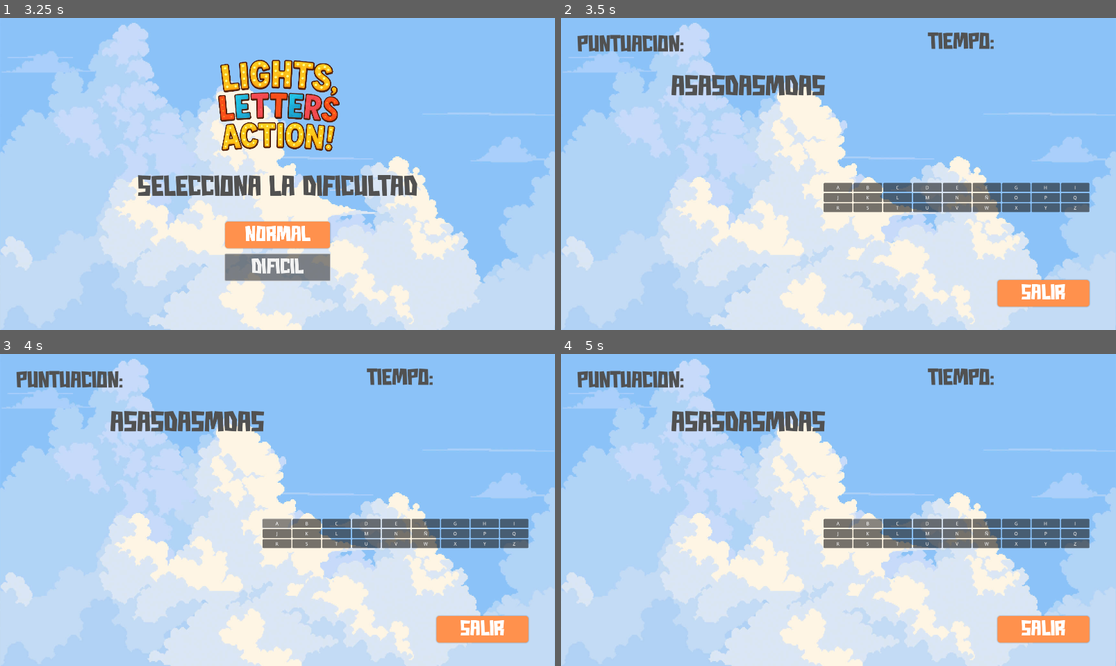
Above: before the commit, frames 1-4 (two rows, left to right).
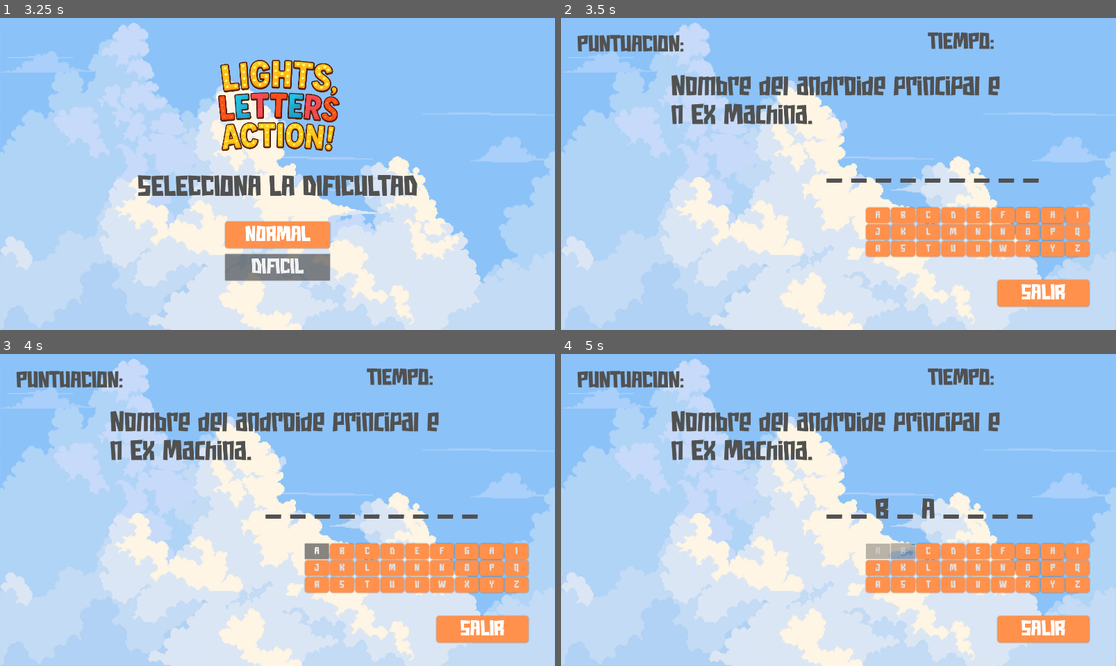
Above: after the commit, the same moments.

Repository: Mottaaa26/Juego_ahorcado
Game: Godot game, scene res://scenes/main_menu.tscn
The game is run twice, just before and just after one commit, with the same random seed, the same clock (stepped at 60 frames per second) and the same inputs. Sound files missing from this copy of the repository are replaced by a short silence.
Inputs (mouse positions are in pixels of both pictures, inside the frame that each line leads up to):
- Up to frame 1 (3.25 s): click "JUGAR" at 0.5 s; click (277, 192) at 1.27 s; type "Alex" at 1.35 s; click "CONTINUAR" at 2 s; click "DIFICIL" at 2.75 s
- Up to frame 2 (3.5 s): no input
- Up to frame 3 (4 s): click "A" at 3.5 s
- Up to frame 4 (5 s): click "B" at 4.25 s

Frame 1 is identical in both runs. In frame 2, 13% of the frame differs, in the area x 19-96%, y 18-77%; in frame 3, 13%; in frame 4, 14%.

Commit message:
Configuración de los botones de las letras del teclado. Configuración de las palabras para que aparezcan en la interfaz. Configuración de las variables para obtener las palabras de los archivos JSON. Configuración de la ejecución del juego para verificar los intentos, fallos y aciertos.

Diff:
--- /dev/null
+++ b/resources/letra_boton.tres
@@ -0,0 +1,14 @@
+[gd_resource type="StyleBoxFlat" format=3 uid="uid://bqockpdnuq2w6"]
+
+[resource]
+content_margin_left = 10.0
+content_margin_top = 10.0
+content_margin_right = 10.0
+content_margin_bottom = 10.0
+bg_color = Color(1, 0.5686275, 0.3019608, 1)
+corner_radius_top_left = 10
+corner_radius_top_right = 10
+corner_radius_bottom_right = 10
+corner_radius_bottom_left = 10
+shadow_color = Color(0, 0, 0, 0.1882353)
+shadow_size = 4
--- a/scenes/in_game.tscn
+++ b/scenes/in_game.tscn
@@ -1,21 +1,10 @@
-[gd_scene load_steps=5 format=3 uid="uid://ijqax7103bob"]
+[gd_scene load_steps=6 format=3 uid="uid://ijqax7103bob"]
 
 [ext_resource type="Texture2D" uid="uid://ceaj2xytttlh" path="res://media/imagenes/main_menu.png" id="1_7nptk"]
 [ext_resource type="Script" uid="uid://bpyg4wouje4lh" path="res://scripts/in_game.gd" id="1_h5xqe"]
 [ext_resource type="FontFile" uid="uid://c3y1owof88k4m" path="res://fonts/Good-Game.ttf" id="2_ipuqq"]
-
-[sub_resource type="StyleBoxFlat" id="StyleBoxFlat_h5xqe"]
-content_margin_left = 10.0
-content_margin_top = 10.0
-content_margin_right = 10.0
-content_margin_bottom = 10.0
-bg_color = Color(1, 0.5686275, 0.3019608, 1)
-corner_radius_top_left = 10
-corner_radius_top_right = 10
-corner_radius_bottom_right = 10
-corner_radius_bottom_left = 10
-shadow_color = Color(0, 0, 0, 0.1882353)
-shadow_size = 4
+[ext_resource type="AudioStream" uid="uid://btbqovhibck81" path="res://media/sonidos/sonido_botones.wav" id="4_5gm6p"]
+[ext_resource type="StyleBox" uid="uid://bqockpdnuq2w6" path="res://resources/letra_boton.tres" id="4_cela1"]
 
 [node name="InGame" type="Control"]
 layout_mode = 3
@@ -88,7 +77,7 @@
 theme_override_colors/font_color = Color(1, 1, 1, 1)
 theme_override_fonts/font = ExtResource("2_ipuqq")
 theme_override_font_sizes/font_size = 75
-theme_override_styles/normal = SubResource("StyleBoxFlat_h5xqe")
+theme_override_styles/normal = ExtResource("4_cela1")
 text = "SALIR"
 
 [node name="ContenedorPregunta" type="VBoxContainer" parent="."]
@@ -111,7 +100,6 @@
 theme_override_colors/font_color = Color(0.3180198, 0.31801978, 0.31801975, 1)
 theme_override_fonts/font = ExtResource("2_ipuqq")
 theme_override_font_sizes/font_size = 100
-text = "ASASDASMDAS"
 autowrap_mode = 1
 
 [node name="ContenedorLetras" type="GridContainer" parent="."]
@@ -121,9 +109,32 @@
 anchor_top = 1.0
 anchor_right = 1.0
 anchor_bottom = 1.0
-offset_left = -1011.0
-offset_top = -509.0
+offset_left = -865.0
+offset_top = -424.0
 offset_right = -92.0
 offset_bottom = -218.0
 grow_horizontal = 0
 grow_vertical = 0
+
+[node name="sonidoBotones" type="AudioStreamPlayer" parent="."]
+stream = ExtResource("4_5gm6p")
+
+[node name="palabraDisplay" type="Label" parent="."]
+layout_mode = 1
+anchors_preset = 8
+anchor_left = 0.5
+anchor_top = 0.5
+anchor_right = 0.5
+anchor_bottom = 0.5
+offset_left = -43.0
+offset_top = -46.0
+offset_right = 925.0
+offset_bottom = 50.0
+grow_horizontal = 2
+grow_vertical = 2
+theme_override_colors/font_color = Color(0.3180198, 0.31801978, 0.31801975, 1)
+theme_override_fonts/font = ExtResource("2_ipuqq")
+theme_override_font_sizes/font_size = 100
+text = "PALABRA DISPLAY"
+
+[connection signal="pressed" from="ButtonSalir" to="." method="_on_button_salir_pressed"]
--- a/scripts/global.gd
+++ b/scripts/global.gd
@@ -10,5 +10,5 @@
 
 
 # Called every frame. 'delta' is the elapsed time since the previous frame.
-func _process(delta: float) -> void:
+func _process(_delta: float) -> void:
 	pass
--- a/scripts/in_game.gd
+++ b/scripts/in_game.gd
@@ -2,19 +2,33 @@
 
 @onready var teclado_container = $ContenedorLetras
 @onready var pregunta_container = $ContenedorPregunta/pregunta
+@onready var sonido_botones = $sonidoBotones
+@onready var palabra_display = $palabraDisplay
+
+# GENERADOR DE NUMEROS ALEATORIOS PARA ESCOGER LA PALABRA.
+var rng = RandomNumberGenerator.new()
+var _preguntas_disponibles: Array = []
+var _respuestas_disponibles: Array = []
+var _indices_usados: Array = []
+var _palabra_actual: String = ""
+var _palabra_adivinando: Array = []
+var _intentos = 6
+var _puntuacion = 0
+var _tiempo = 0
+
+const LETRA_THEME: StyleBoxFlat = preload("res://resources/letra_boton.tres")
+const BUTTON_FONT: FontFile = preload("res://fonts/Good-Game.ttf")
 
 # Called when the node enters the scene tree for the first time.
 func _ready() -> void:
+
+	# INSTANCIAMOS RNG PARA GENERAR EL NUMERO ALEATORIO CADA VEZ QUE LA PARTIDA INICIA.
+	rng.randi_range(1, 10)
 
 	# SE VERIFICA LA DIFICULTAD ESCOGIDA DESDE EL OTRO SCRIPT PARA LLAMAR
 	# A LOS ARCHIVOS JSON DEPENDIENDO DE LA DIFICULTAD.
 
 	# CREAMOS LAS VARIABLES QUE SE GENERAN EN AMBAS DIFICULTADES
-	var _intentos = 6
-	var _puntuacion = 0
-	var _tiempo = 0
-	var _pregunta = ""
-	var _palabra = ""
 
 	var preguntas = FileAccess.open("res://data/preguntas.json", FileAccess.READ)
 	var respuestas = FileAccess.open("res://data/respuestas.json", FileAccess.READ)
@@ -33,10 +47,27 @@
 			preguntas_dict = resultado_preguntas
 			respuestas_dict = resultado_respuestas
 
+	# CODIGO PARA FILTRAR LAS PREGUNTAS Y RESPUESTAS POR LA DIFICULTAD Y ESCOGER UNA PREGUNTA
+	# JUNTO A SU RESPECTIVA RESPUESTA
+
+	# AHORA MIRAMOS LA VARIABLE GLOBAL dificultad_actual PARA DETERMINAR LA DIFICULTAD
+	# DEL JUEGO.
 	if(Global.dificultad_actual == "normal"):
-		var _preguntas_normales = preguntas_dict.get("normal")
-		var _respuestas_normales = respuestas_dict.get("normales")
+		var preguntas_normales = preguntas_dict.get("normal")
+		var respuestas_normales = respuestas_dict.get("normales")
 
+		_preguntas_disponibles = preguntas_normales.get("faciles", [])
+		_respuestas_disponibles = respuestas_normales.get("faciles", [])
+
+		_generar_nueva_palabra()
+	if(Global.dificultad_actual == "dificil"):
+		var preguntas_dificiles =  preguntas_dict.get("dificil")
+		var respuestas_dificiles = respuestas_dict.get("dificiles")
+
+		_preguntas_disponibles = preguntas_dificiles.get("dificiles")
+		_respuestas_disponibles = respuestas_dificiles.get("dificiles")
+
+		_generar_nueva_palabra()
 
 	# SE CREA EL ABECEDARIO EN UNA VARIABLE PARA ITERAR Y CREAR LOS BOTONES PARA QUE
 	# EL USUARIO PUEDA ESCRIBIR.
@@ -45,6 +76,10 @@
 
 	for letra in letras:
 		var boton = Button.new()
+
+		boton.add_theme_stylebox_override("normal", LETRA_THEME)
+		boton.add_theme_font_override("font", BUTTON_FONT)
+		boton.add_theme_font_size_override("font_size", 35)
 		boton.text = letra
 		boton.name = "Boton_%s" % letra
 		boton.size_flags_horizontal = Control.SIZE_EXPAND_FILL
@@ -59,4 +94,74 @@
 
 
 func _on_letra_presionada(letra):
-	print("letra presionada: ", letra)
+
+	# EJECUTAMOS EL SONIDO CON EL METODO .PLAY() Y USAMOS AWAIT PARA ESPERAR A QUE EL PROCESO TERMINE.
+	var audio = sonido_botones
+	audio.play()
+	await audio.finished
+
+	var letra_mayuscula = letra.to_upper()
+	var acierto = false
+
+	var boton = teclado_container.get_node("Boton_%s" % letra_mayuscula)
+	if boton:
+		boton.disabled = true
+
+	for i in range(_palabra_actual.length()):
+		if _palabra_actual[i] == letra_mayuscula:
+			_palabra_adivinando[i] = letra_mayuscula
+			acierto = true
+
+	if acierto:
+		_actualizar_palabra_display()
+
+		if not "_" in _palabra_adivinando:
+			print("palabra adivinada, ganaste")
+	else:
+		_intentos -= 1
+		print("Fallo. Intentos restantes: ", _intentos)
+
+func _generar_nueva_palabra() -> void:
+
+	var num_total_palabras = _preguntas_disponibles.size()
+
+	if (_indices_usados.size() >= num_total_palabras):
+		# YA NO QUEDAN PALABRAS
+		pregunta_container.text = "¡Feclidades! Has completado todas las palabras disponibles."
+		return;
+
+	var max_indice = num_total_palabras -1
+	var nuevo_indice: int
+
+	while true:
+		nuevo_indice = rng.randi_range(0, max_indice)
+
+		if not nuevo_indice in _indices_usados:
+			break;
+
+	_indices_usados.append(nuevo_indice)
+
+	var pregunta_seleccionada = _preguntas_disponibles[nuevo_indice]
+	_palabra_actual = _respuestas_disponibles[nuevo_indice].to_upper()
+
+	pregunta_container.text = pregunta_seleccionada
+
+	_palabra_adivinando.clear()
+	for char in _palabra_actual:
+		if char == " ":
+			_palabra_adivinando.append(" ")
+		else:
+			_palabra_adivinando.append("_")
+	_actualizar_palabra_display()
+
+func _on_button_salir_pressed() -> void:
+
+	# EJECUTAMOS EL SONIDO CON EL METODO .PLAY() Y USAMOS AWAIT PARA ESPERAR A QUE EL PROCESO TERMINE.
+	var audio = sonido_botones
+	audio.play()
+	await audio.finished
+
+	get_tree().change_scene_to_file("res://scenes/main_menu.tscn")
+
+func _actualizar_palabra_display() -> void:
+	palabra_display.text = " ".join(_palabra_adivinando)
